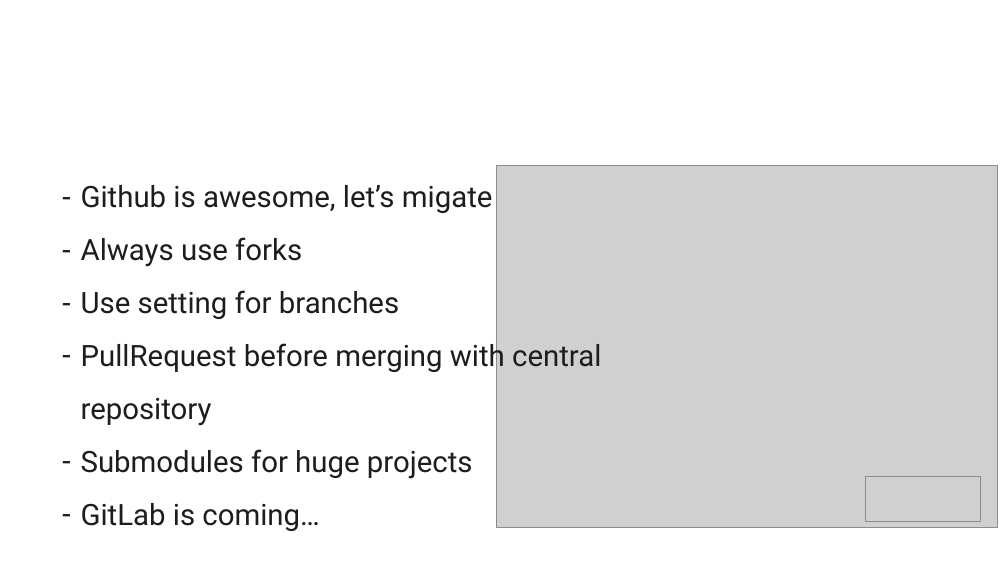
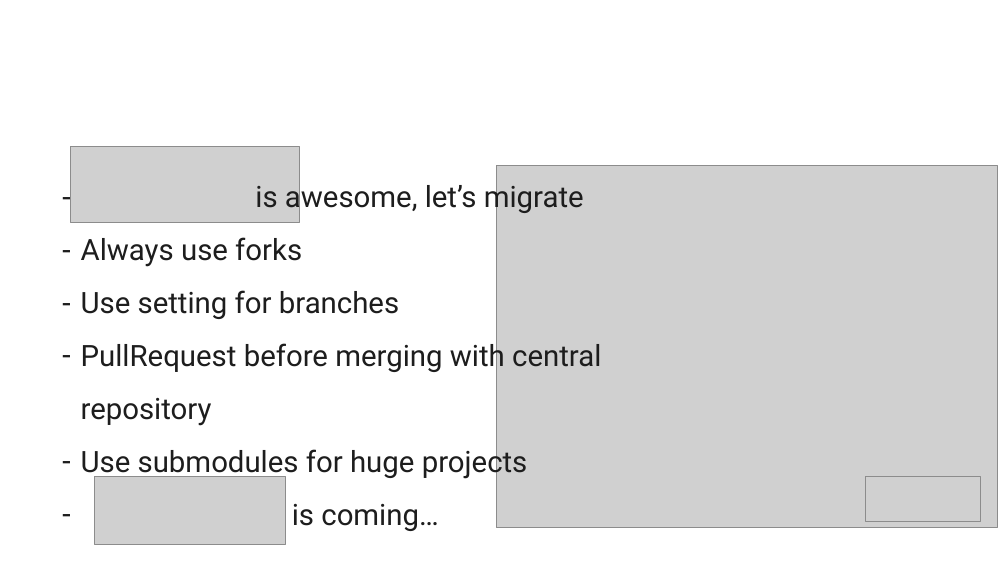
Before and after one commit to vitaliiTolmachov/Presentation, a slide deck: slide 17 of Presentation_easypay.pptx (slide 16 before the commit). Drawn at 1008x567 pixels with LibreOffice and Linux fonts; fonts in the diff are those of the drawing; grey boxes stand for pictures; background and template pictures are left out. Boxes give left, top, right and bottom in pixels: in the first picture for what was removed or moved away, otherwise in the second. Text is boxed around its words. In the diff, an @@ line names an element or a change of style, - is before the commit and + after.

Commit message:
Add submodules

```diff
--- a/Presentation_easypay.pptx
+++ b/Presentation_easypay.pptx
@@ picture added at <box>70,146,299,222</box> @@
@@ text at <box>255,180,584,215</box>: text changed @@
-– Github is awesome, let’s migate
+– is awesome, let’s migrate
@@ text at <box>81,445,528,531</box>: text changed @@
-– Submodules for huge projects
-– GitLab is coming…
+– Use submodules for huge projects
+– is coming…
@@ picture added at <box>95,476,285,544</box> @@
```
Also in this commit, not shown: 1 other slide changed, 3 slides added, 2 slides removed.
